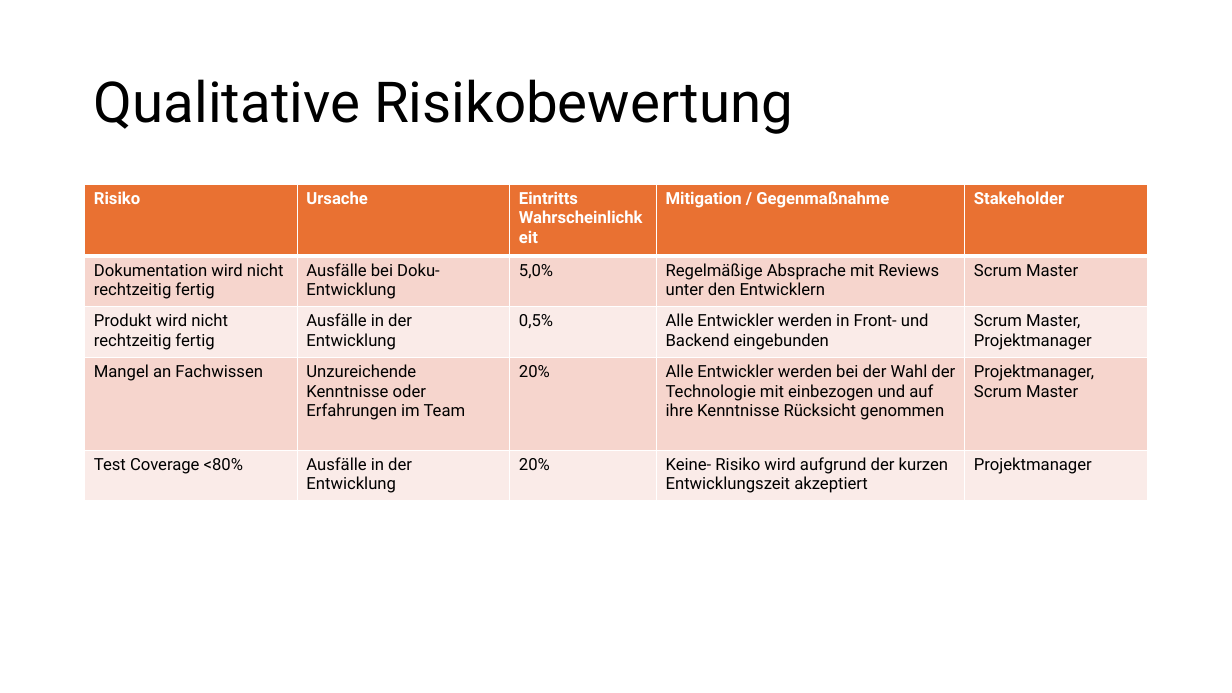
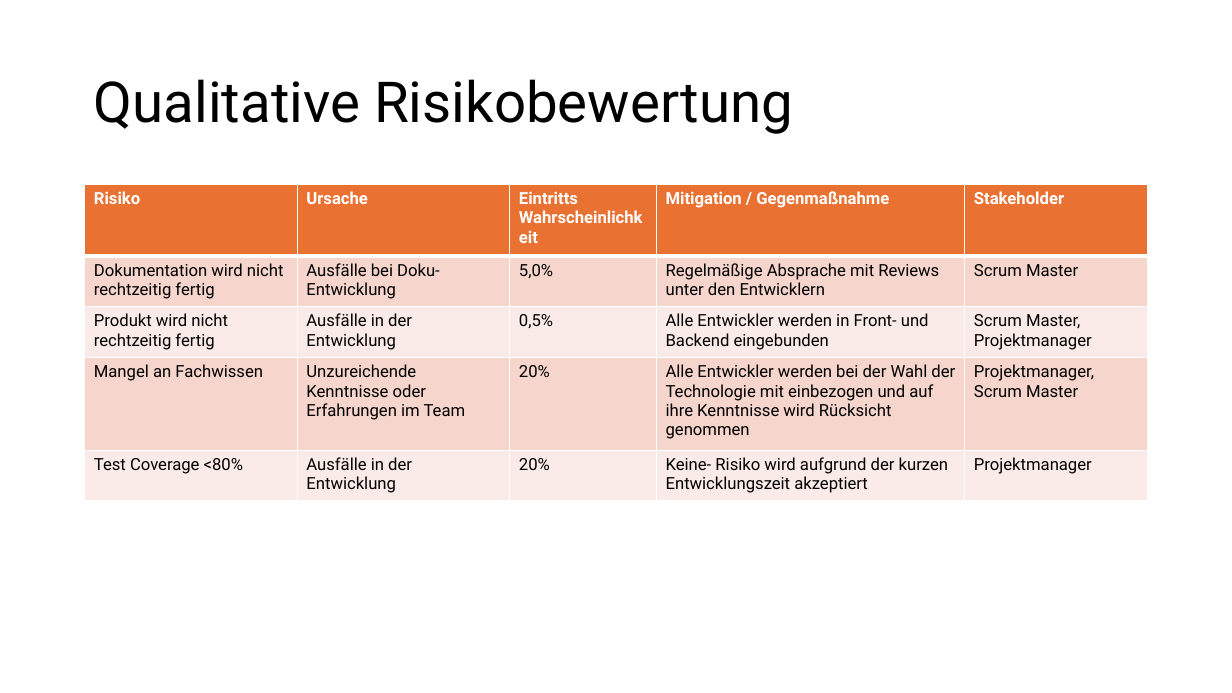
Before and after one commit to GilbertBckr/BullshitBingo, a slide deck: slide 9 of project_managment/Presentation.pptx. Drawn at 1232x693 pixels with LibreOffice and Linux fonts; fonts in the diff are those of the drawing. Boxes give left, top, right and bottom in pixels: in the first picture for what was removed or moved away, otherwise in the second. Text is boxed around its words. In the diff, an @@ line names an element or a change of style, - is before the commit and + after.

```diff
--- a/project_managment/Presentation.pptx
+++ b/project_managment/Presentation.pptx
@@ table at <box>85,185,1149,501</box> @@
-row 4, column 4: Alle Entwickler werden bei der Wahl der Technologie mit einbezogen und auf ihre Kenntnisse Rücksicht genommen
+row 4, column 4: Alle Entwickler werden bei der Wahl der Technologie mit einbezogen und auf ihre Kenntnisse wird Rücksicht genommen
```
Also in this commit, not shown: 1 other file.
